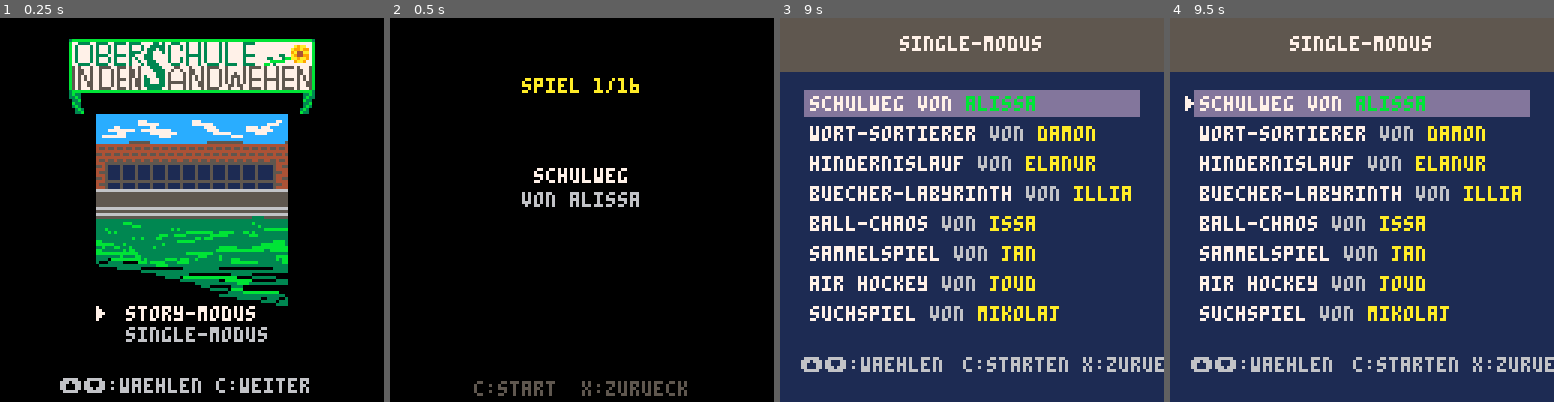
Above: before the commit, frames 1-4 (left to right).
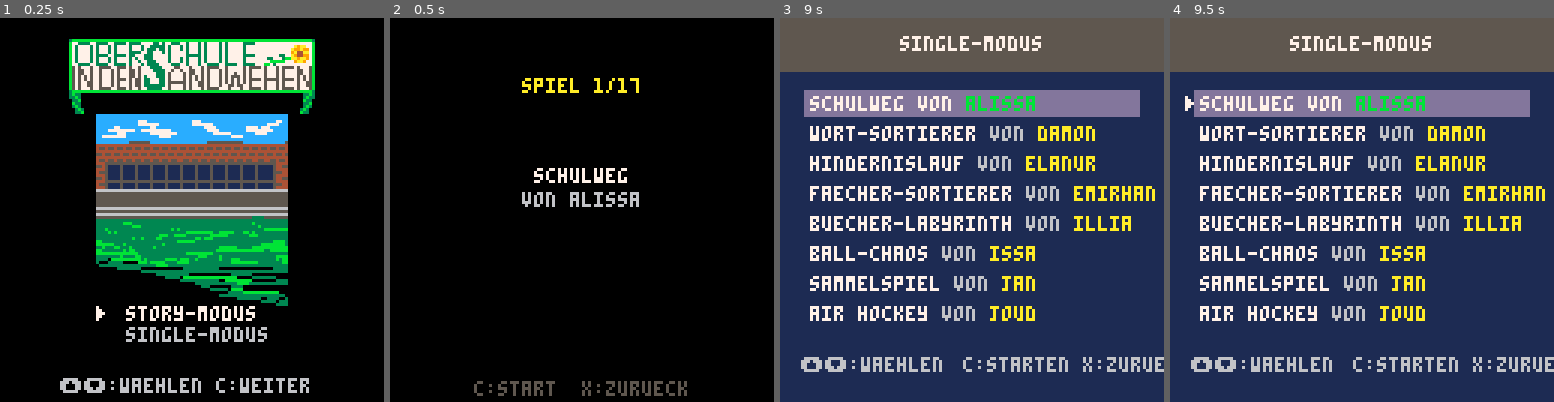
Above: after the commit, the same moments.

Repository: fpiesik/sursa_25-26
Game: PICO-8 cartridge sursa.p8
Two runs of this game, one before a commit and one after it. Both use one fixed random seed, a clock stepped at 60 frames per second and the inputs below.
Inputs:
- Up to frame 1 (0.25 s): no input
- Up to frame 2 (0.5 s): tap X (X key) at 0.33 s
- Up to frame 3 (9 s): tap O (Z key) at 0.7, 1.7, 2.1, 2.5, 2.9, 3.3, 3.7, 4.1, 4.5, 4.9, 5.3, 5.7, 6.1, 6.5, 6.9, 7.3, 7.7, 8.1, 8.5, 8.9 s; tap X (X key) at 1.07, 1.85, 2.97, 4.08, 5.2, 6.32, 7.43, 8.55 s; hold Up 2.15-2.42 s; hold Down 3.63-3.97 s; hold Up 4.73-5.03 s; hold Down 5.73-6.03 s; hold Up 7.18-7.45 s; hold Down from 8.67 s (still down)
- Up to frame 4 (9.5 s): release Down at 9 s; tap O (Z key) at 9.3 s

Frame 1 is identical in both runs. In frame 2, less than 0.1% of the frame differs, in the area x 62-65%, y 15-20%; in frame 3, 4.3%, in the area x 7-98%, y 43-79%; in frame 4, 4.3%.

Commit message:
...

Diff:
--- a/sursa.p8
+++ b/sursa.p8
@@ -21,28 +21,28 @@
 single_sel_by_color=7
 
 levels={
- {"games/alissa",  "schulweg",             "alissa"},
- {"games/damon",   "wort-sortierer",       "damon"},
- {"games/elanur",  "hindernislauf",        "elanur"},
- --{"games/elias",   "klassenzimmer",        "elias"},
- --{"games/emirhan", "faecher-sortierer",    "emirhan"},
- {"games/illia",   "buecher-labyrinth",    "illia"},
- {"games/issa",    "ball-chaos",           "issa"},
+ {"g/alissa",  "schulweg",             "alissa"},
+ {"g/damon",   "wort-sortierer",       "damon"},
+ {"g/elanur",  "hindernislauf",        "elanur"},
+ --{"g/elias",   "klassenzimmer",        "elias"},
+ {"g/emirhan", "faecher-sortierer",    "emirhan"},
+ {"g/illia",   "buecher-labyrinth",    "illia"},
+ {"g/issa",    "ball-chaos",           "issa"},
  --{"games/ivan",    "sandwehen",            "ivan"},
- {"games/jan",     "sammelspiel",          "jan"},
- {"games/joud",    "air hockey",        "joud"},
+ {"g/jan",     "sammelspiel",          "jan"},
+ {"g/joud",    "air hockey",        "joud"},
  --{"games/lian",    "level",                "lian"},
- {"games/mikolaj", "suchspiel",            "mikolaj"},
+ {"g/mikolaj", "suchspiel",            "mikolaj"},
  --{"games/musa",    "mach das",             "musa"},
  --{"games/nayla",   "level",                "nayla"},
- {"games/raphael", "level",                "raphael"},
- {"games/sam_g",     "schneeball",           "sam"},
- {"games/sam_h",   "mensa escape",         "sam h"},
- {"games/samuel",  "verstecken",           "samuel"},
- {"games/sean",    "schneeball",           "sean"},
- {"games/sophia",  "laufspiel",            "sophia"},
- {"games/toprak",  "basketball",           "toprak"},
- {"games/tyler",   "zu spaet",             "tyler"}
+ {"g/raphael", "level",                "raphael"},
+ {"g/sam_g",     "schneeball",           "sam"},
+ {"g/sam_h",   "mensa escape",         "sam h"},
+ {"g/samuel",  "verstecken",           "samuel"},
+ {"g/sean",    "schneeball",           "sean"},
+ {"g/sophia",  "laufspiel",            "sophia"},
+ {"g/toprak",  "basketball",           "toprak"},
+ {"g/tyler",   "zu spaet",             "tyler"}
 }
 
 for i=1,#levels do add(story_order,i) end
Renamed: games/alissa.p8 -> g/alissa.p8
Renamed: games/damon.p8 -> g/damon.p8
Renamed: games/elanur.p8 -> g/elanur.p8
Renamed: games/elias.p8 -> g/elias.p8
Renamed: games/emirhan.p8 -> g/emirhan.p8
Renamed: games/illia.p8 -> g/illia.p8
Renamed: games/issa.p8 -> g/issa.p8
Renamed: games/jan.p8 -> g/jan.p8
Renamed: games/joud.p8 -> g/joud.p8
Renamed: games/mikolaj.p8 -> g/mikolaj.p8
Renamed: games/raphael.p8 -> g/raphael.p8
Renamed: games/sam_g.p8 -> g/sam_g.p8
(and 12 more such lines)
